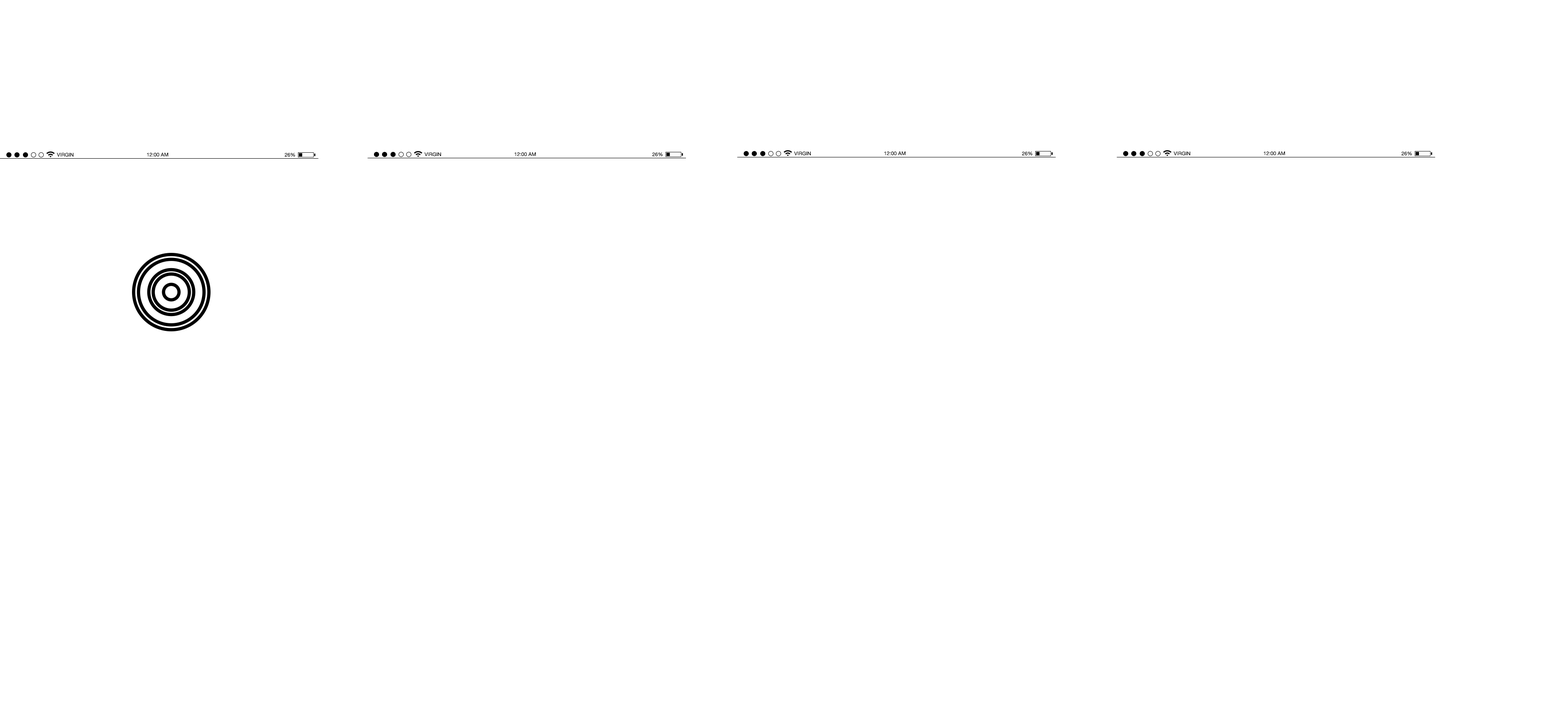
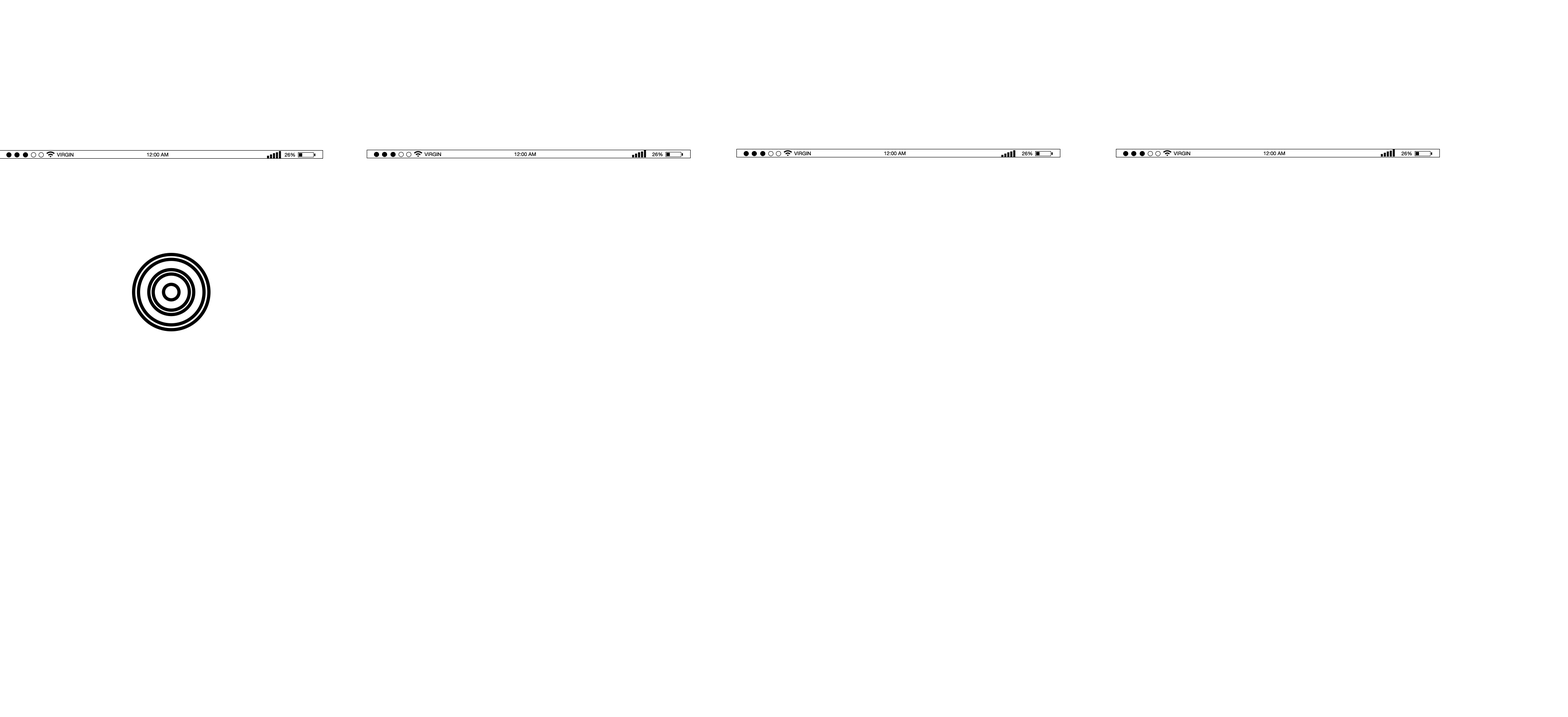
Layers edited between the first and the second 1568 x 717 image:
added group "sinale" (1st of 4, in "fenetre 4") with 5 layers in group "fenetre 4" over [1380, 149, 1395, 157]
added layer "Rectangle 2 copy" (1st of 4, in "fenetre 4" › "sinale") in group "sinale" over [1389, 150, 1392, 157]
added layer "Rectangle 2" (1st of 4, in "fenetre 4" › "sinale") in group "sinale" over [1392, 149, 1395, 157]
masked "molde" (1st of 4, in "fenetre 4") over [1115, 148, 1440, 158]
added group "sinale" (2nd of 4, in "fenetre 3") with 5 layers in group "fenetre 3" over [1001, 150, 1016, 158]
added layer "Rectangle 2 copy" (2nd of 4, in "fenetre 3" › "sinale") in group "sinale" over [1010, 151, 1013, 158]
added layer "Rectangle 2" (2nd of 4, in "fenetre 3" › "sinale") in group "sinale" over [1013, 150, 1016, 158]
masked "molde" (2nd of 4, in "fenetre 3") over [736, 148, 1061, 158]
added group "sinale" (3rd of 4, in "fenetre 2") with 5 layers in group "fenetre 2" over [632, 150, 647, 158]
added layer "Rectangle 2 copy 2" (3rd of 4, in "fenetre 2" › "sinale") in group "sinale" over [637, 152, 641, 158]
added layer "Rectangle 2 copy" (3rd of 4, in "fenetre 2" › "sinale") in group "sinale" over [640, 151, 644, 158]
added layer "Rectangle 2" (3rd of 4, in "fenetre 2" › "sinale") in group "sinale" over [643, 150, 647, 158]
masked "molde" (3rd of 4, in "fenetre 2") over [366, 149, 691, 159]
added group "sinale" (4th of 4, in "fenetre 1") with 5 layers in group "fenetre 1" over [266, 151, 282, 159]
added layer "Rectangle 2 copy 2" (4th of 4, in "fenetre 1" › "sinale") in group "sinale" over [272, 153, 276, 159]
added layer "Rectangle 2 copy" (4th of 4, in "fenetre 1" › "sinale") in group "sinale" over [275, 152, 279, 159]
added layer "Rectangle 2" (4th of 4, in "fenetre 1" › "sinale") in group "sinale" over [278, 151, 282, 159]
masked "molde" (4th of 4, in "fenetre 1") over [0, 150, 324, 159]
added layer "Rectangle 1" over [0, 148, 1440, 159]
…and 4 more changes (4 added)
